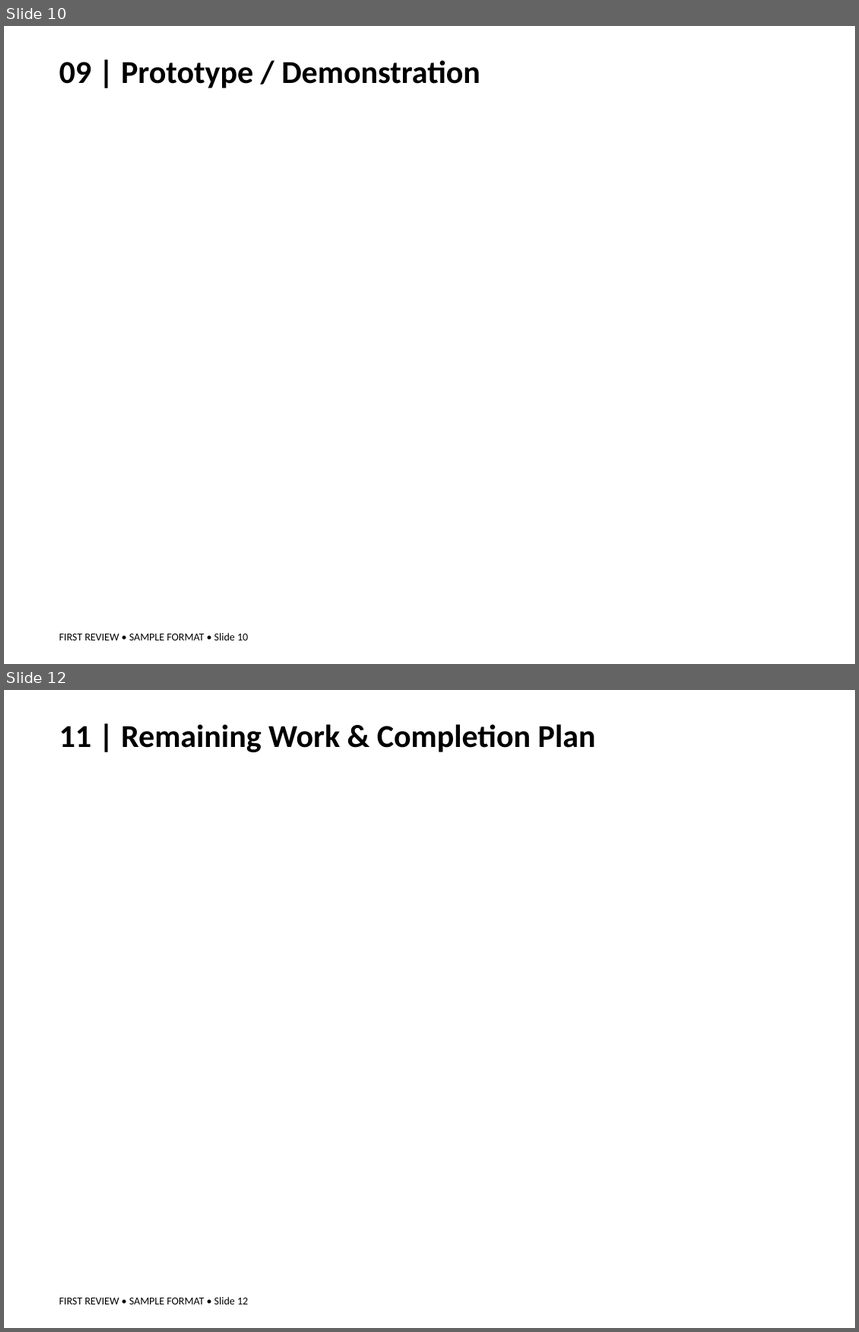
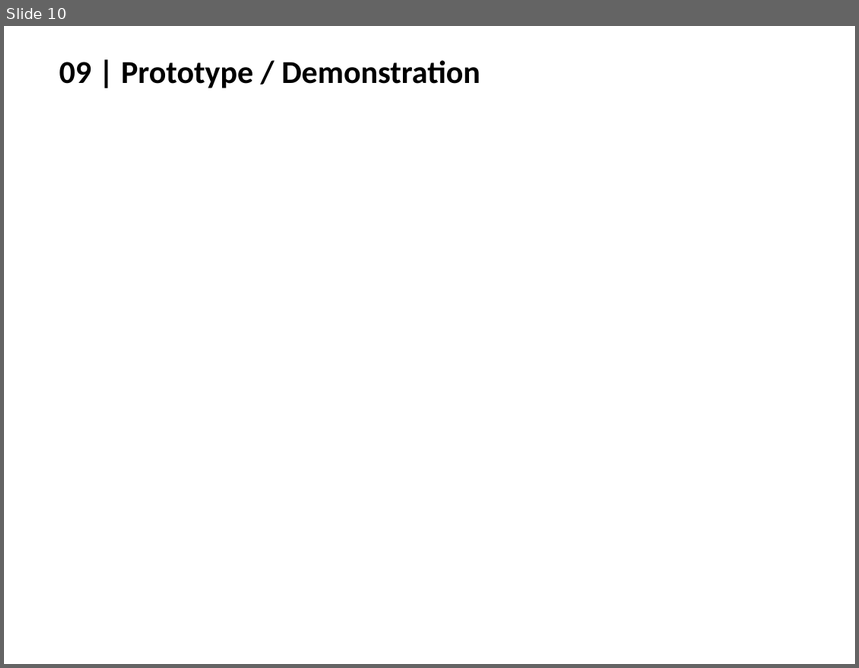
Before and after one commit to Harsha-Vardhan2005/graph-rag, a slide deck: Docs/First_Review_Sample_Presentation.pptx. Shown one above the other, each under a label of ours: slides 10 and 12 before the commit, slide 10 after it; the slides between them are not shown. The pictures are 859x1332 and 859x668 pixels, drawn with LibreOffice and Linux fonts; fonts in the diff are those of the drawing. Boxes give left, top, right and bottom in pixels: in the first picture for what was removed or moved away, otherwise in the second. Text is boxed around its words. In the diff, an @@ line names an element or a change of style, - is before the commit and + after.

```diff
--- a/Docs/First_Review_Sample_Presentation.pptx
+++ b/Docs/First_Review_Sample_Presentation.pptx
@@ slide 12 removed at (4, 690, 855, 1328), background #FFFFFF @@
@@ text removed at (59, 724, 596, 752) @@
-11 | Remaining Work & Completion Plan
@@ text removed at (59, 1297, 248, 1305) @@
-FIRST REVIEW • SAMPLE FORMAT • Slide 12
@@ slide 10 changed as well @@
@@ text removed at (59, 633, 248, 641) @@
-FIRST REVIEW • SAMPLE FORMAT • Slide 10
```
Also in this commit, not shown: 2 other slides changed, 12 slides added, 11 other slides removed, 4 other files.
